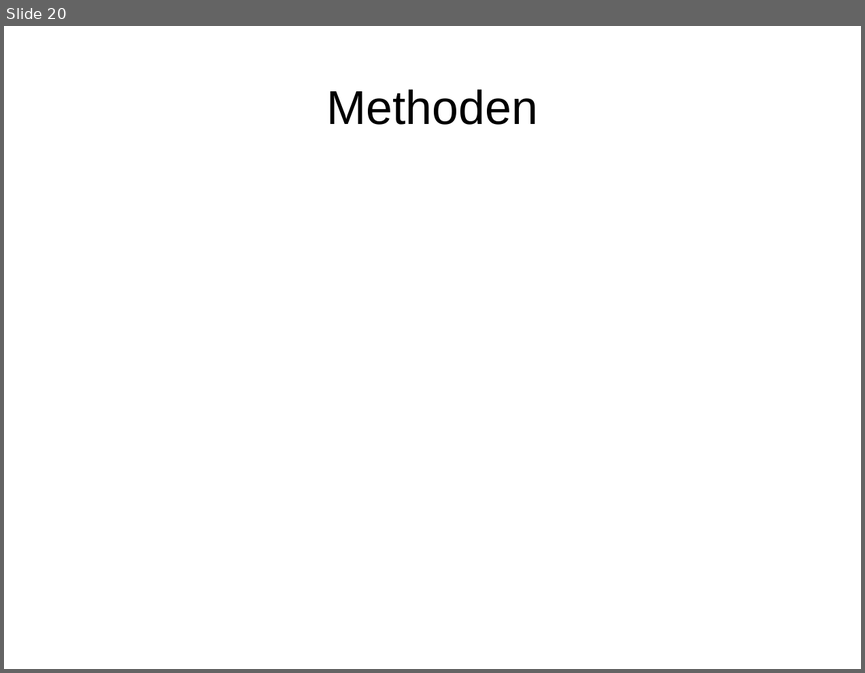
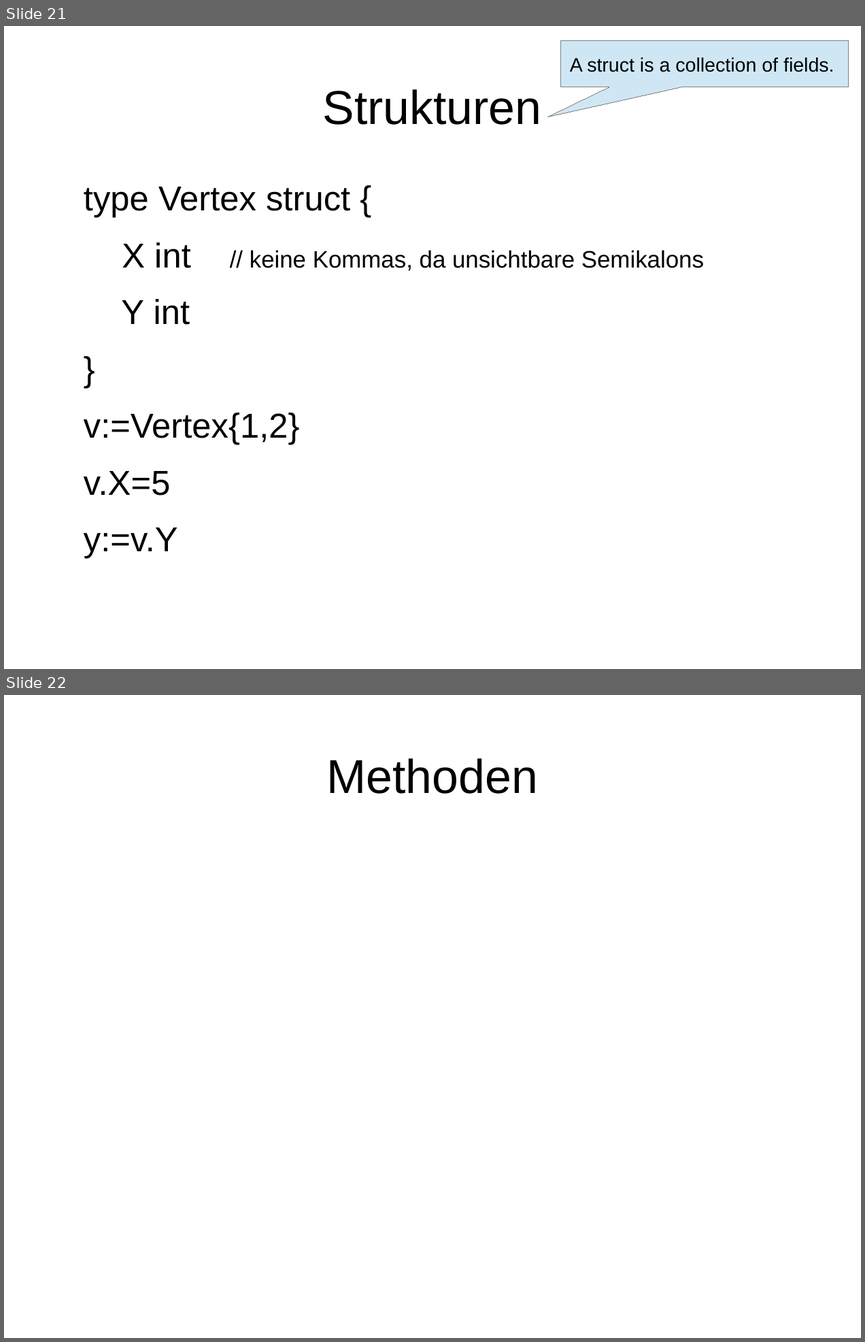
Before and after one commit to rayank77b/smallStuffs, a slide deck: programmierung/vortrag/golang.odp. Shown one above the other, each under a label of ours: slide 20 before the commit, slides 21 and 22 after it. The pictures are 865x673 and 865x1342 pixels, drawn with LibreOffice and Linux fonts; fonts in the diff are those of the drawing. Boxes give left, top, right and bottom in pixels: in the first picture for what was removed or moved away, otherwise in the second. Text is boxed around its words. In the diff, an @@ line names an element or a change of style, - is before the commit and + after.

```diff
--- a/programmierung/vortrag/golang.odp
+++ b/programmierung/vortrag/golang.odp
@@ slide 21 added at [4, 26, 861, 669], background #FFFFFF @@
@@ speech box added at [562, 41, 849, 87], fill #CFE7F5, outline #808080 0 pt, 18 pt, text #000000 @@
+A struct is a collection of fields.
@@ title added at [323, 89, 542, 125], 44 pt, text #000000 @@
+Strukturen
@@ text added at [84, 186, 704, 558], 32 pt, text #000000 @@
+type Vertex struct {
+X int // keine Kommas, da unsichtbare Semikalons
+Y int
+}
+v:=Vertex{1,2}
+v.X=5
+y:=v.Y
@@ what was slide 20 is now slide 22 @@
```
Also in this commit, not shown: 5 other slides added, 4 slides removed.
